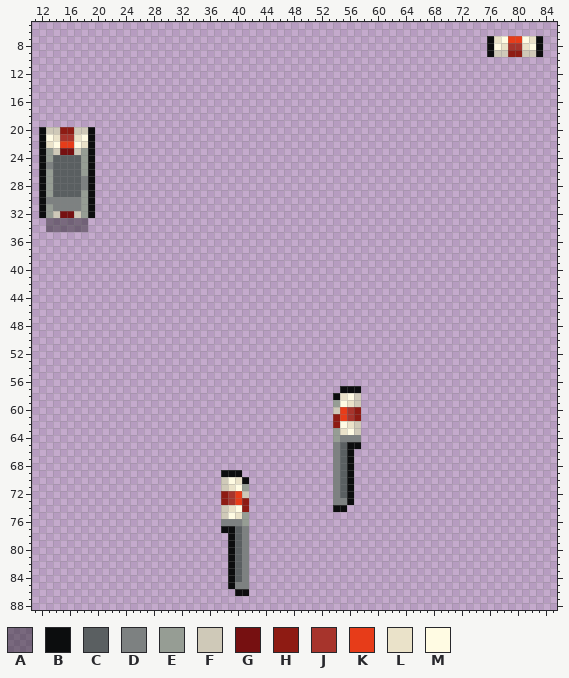
Edited in one commit: sprite sheet (Resources/Textures/Structures/Wallmounts/extinguisher_cabinet.rsi/frame.png). Above, as it was before the edit.
The file is 96x96 pixels. Shown: x 11..85, y 5..88.
Palette (. is transparent): A #00000061  B #0c0d0e  C #5a5f61  D #7d8181  E #969d94  F #cfc9b8  G #761011  H #8e1b13  J #a7342c  K #e73c19  L #eae2c9  M #fffbe3
Pixels before (only the part around the change), first column x 11:
23 .BEFGGFEB...........
24 .BECCCCEB...........
25 .BDCCCCEB...........
26 .BECCCCEB...........
27 .BECCCCDB...........
28 .BECCCCDB...........
29 .BECCCCEB...........
30 .BDDDDDEB...........
31 .BEDDDDEB...........
32 .BEFGGFEB...........
33 ..AAAAAA............
34 ..AAAAAA............
35 ....................
36 ....................
37 ....................
38 ....................
39 ....................
40 ....................
41 ....................
42 ....................
43 ....................
44 ....................
45 ....................
46 ....................
47 ....................
After:
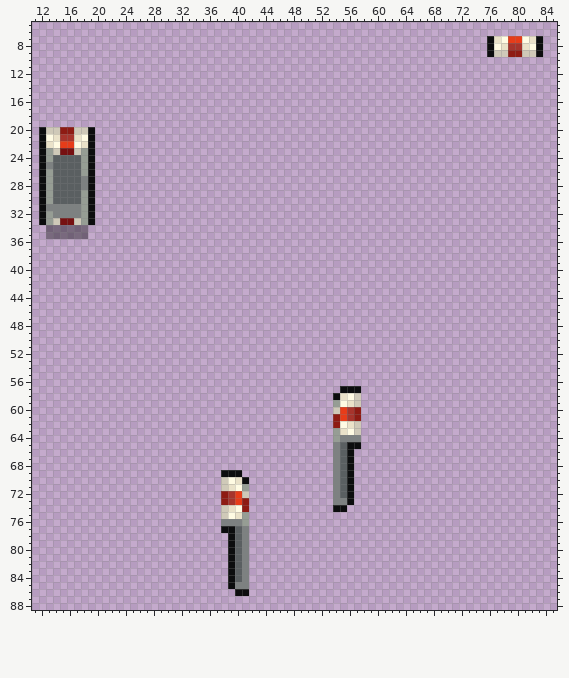
Diff:
Changed rows in their new state; - is an unchanged pixel.
first column x 12:
30 -ECCCC--
31 -D------
32 --DDDD--
33 BEFGGFEB
35 -AAAAAA-
Pixel boxes of the changes (left, top, right, bottom) in both pictures:
changed: (39, 197, 95, 239)
